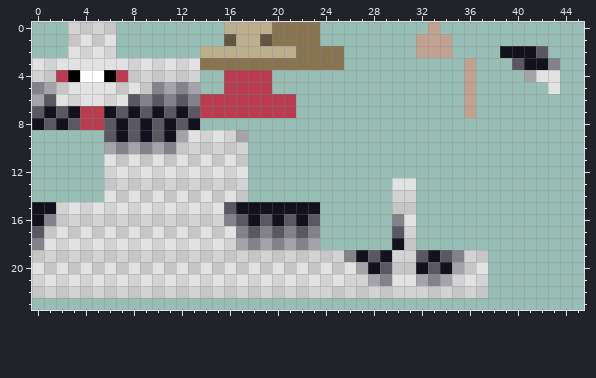
One commit to this pixel-art sprite: src/main/resources/assets/natsucraft/stationapi/textures/entity/chicken_1.png. The picture above is the old version.
The file is 64x32 pixels. Shown: x 0..45, y 0..23.
The result:
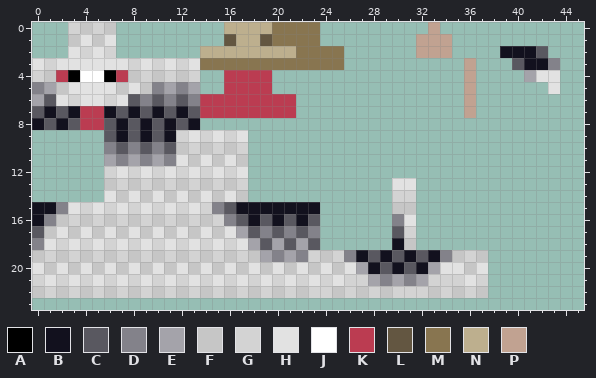
Palette (. is transparent): A #000000  B #12111e  C #595860  D #83828a  E #a4a3aa  F #c6c6c6  G #d3d3d3  H #e2e2e2  J #ffffff  K #bb3c51  L #635641  M #887550  N #bdaf8e  P #c1a291
Changes in this commit:
Changed rows in their new state; - is an unchanged pixel.
first column x 6:
 9 ------G----H
10 DCDCDC------
11 EDEDED------
first column x 2:
15 D------------D--------------------
17 ---------------E------------------
18 ---------------HECECEC------------
19 -----------------EDED-------CB--DF
20 ----------------------------BC-EHH
21 ----------------------------ED-GG-
